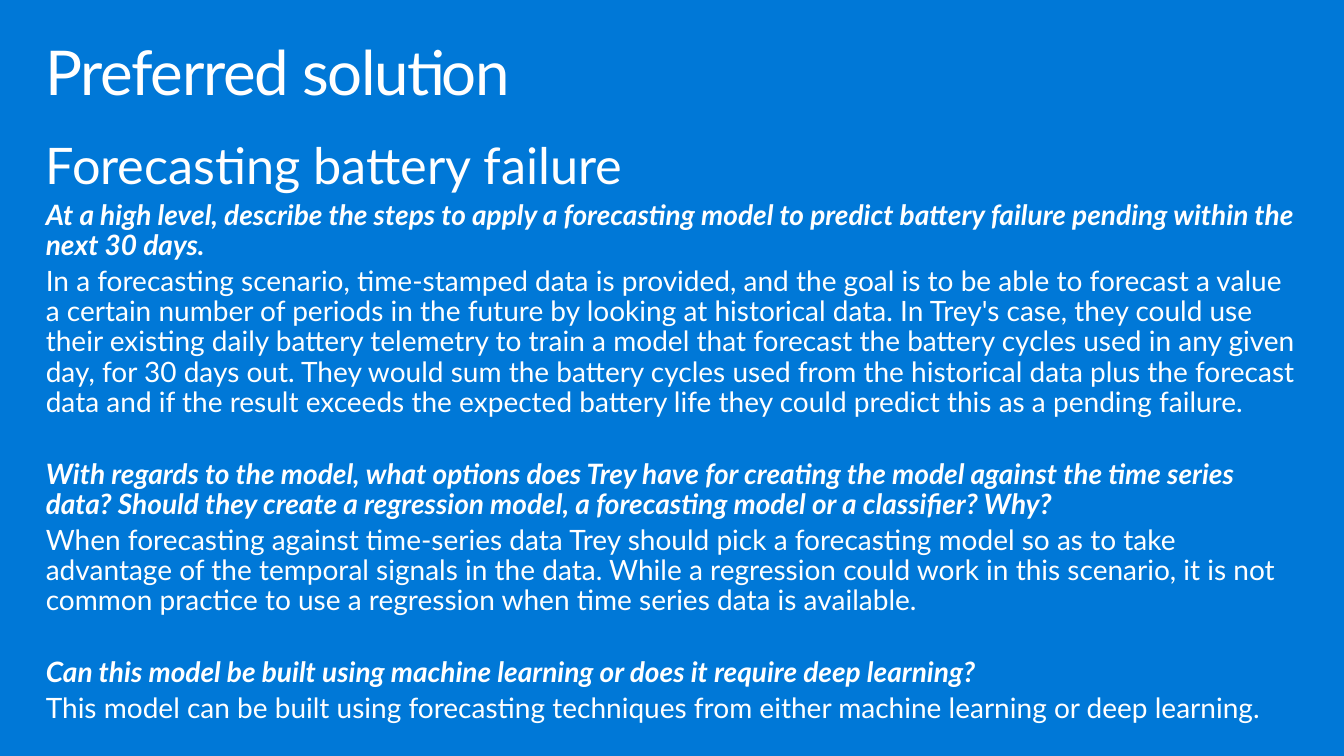
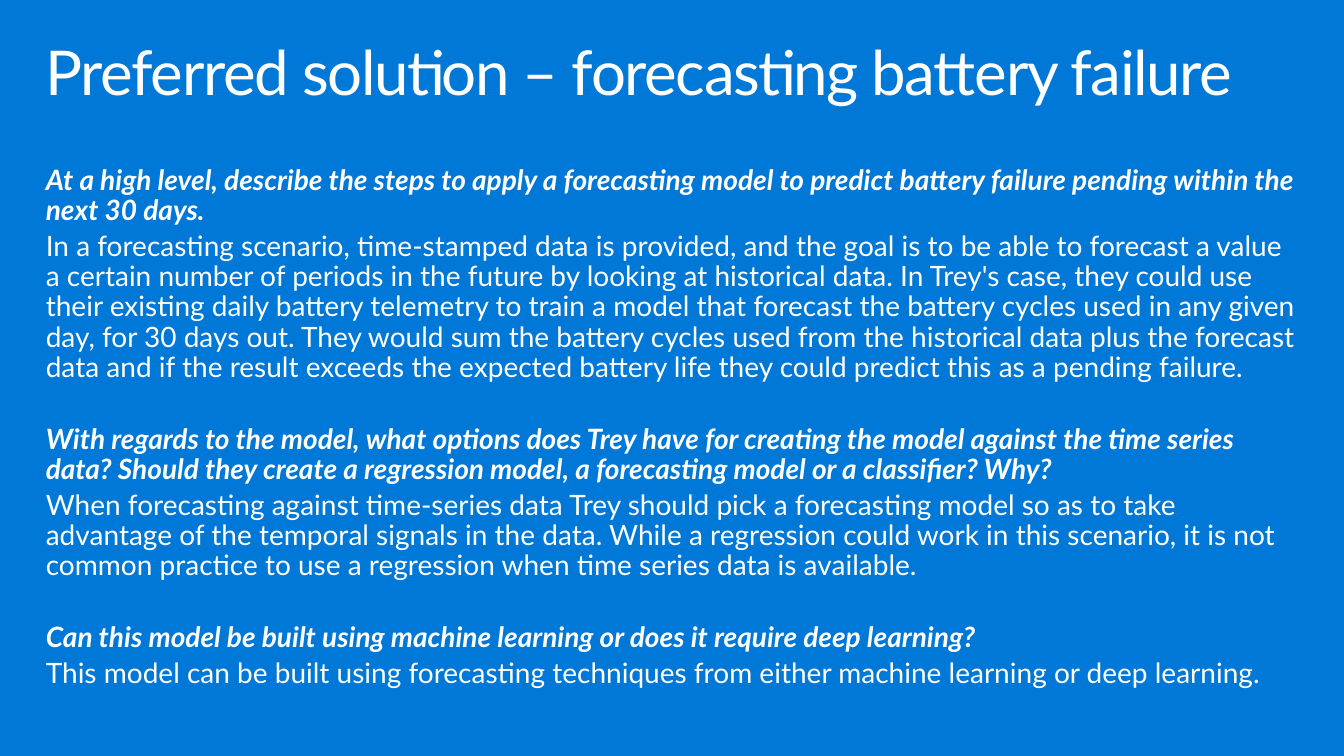
Before and after one commit to ocplatest/MCW-Machine-Learning, a slide deck: slide 19 of Whiteboard design session/WDS trainer presentation - Machine Learning.pptx. Drawn at 1344x756 pixels with LibreOffice and Linux fonts; fonts in the diff are those of the drawing. Boxes give left, top, right and bottom in pixels: in the first picture for what was removed or moved away, otherwise in the second. Text is boxed around its words. In the diff, an @@ line names an element or a change of style, - is before the commit and + after.

```diff
--- a/Whiteboard design session/WDS trainer presentation - Machine Learning.pptx
+++ b/Whiteboard design session/WDS trainer presentation - Machine Learning.pptx
@@ title at <box>46,49,1233,106</box>: text changed @@
-Preferred solution
+Preferred solution – forecasting battery failure
@@ text at <box>46,147,623,193</box>: paragraph removed @@
-Forecasting battery failure
@@ text "At a high level, describe ...": place and size @@
-text "At a high level, describe ..." at <box>46,147,1295,687</box>
+text "At a high level, describe ..." at <box>46,169,1295,688</box>
```
Also in this commit, not shown: 20 other slides changed, 3 other files.
